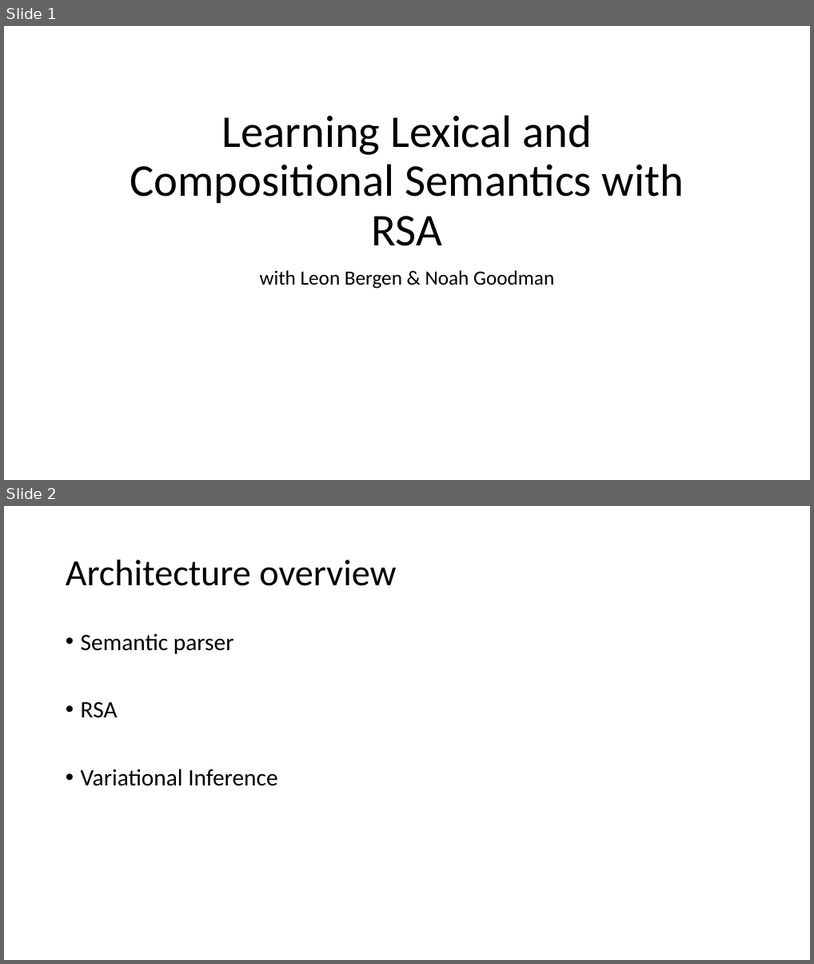
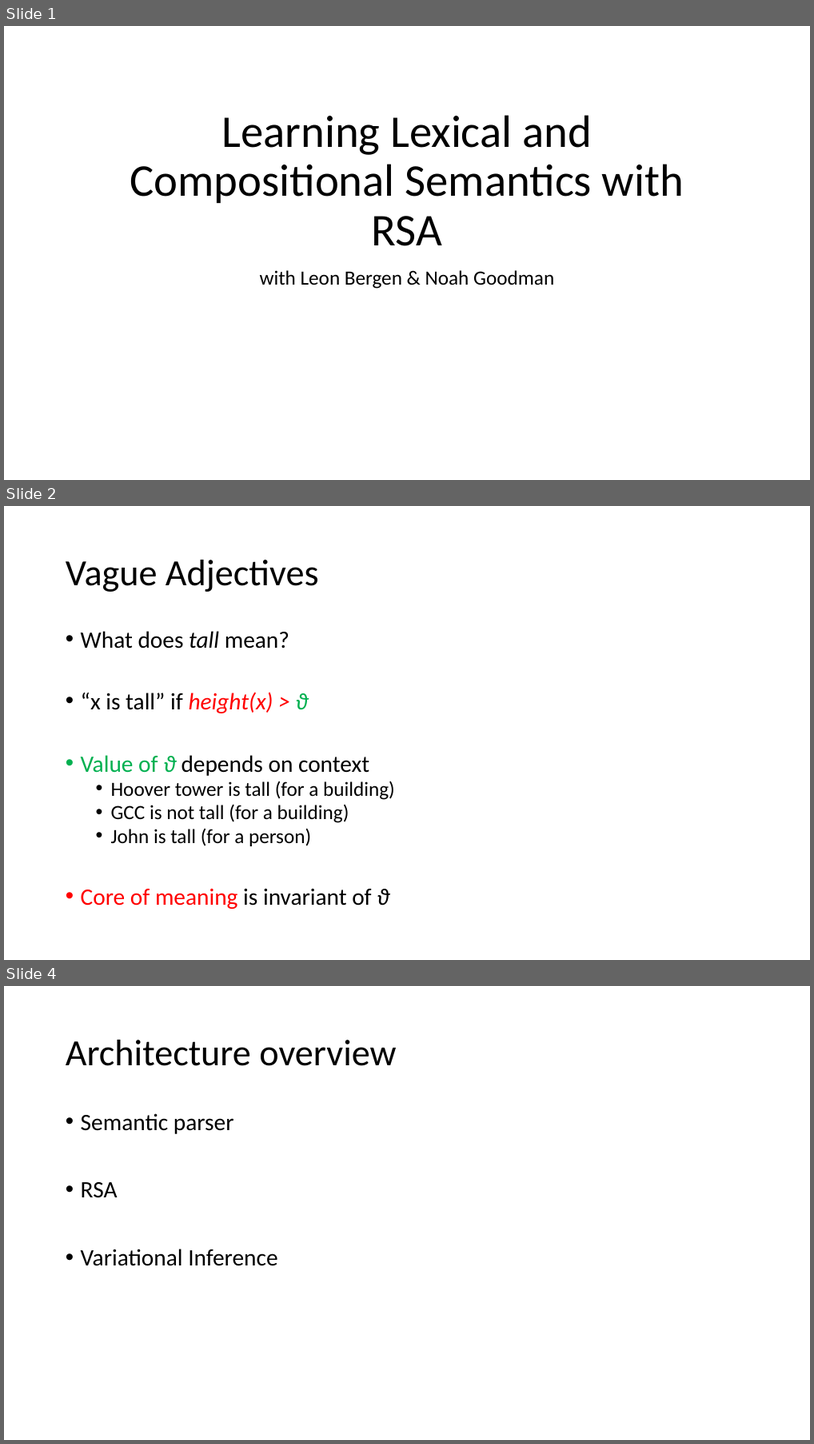
Before and after one commit to JsonFreeman/semppl, a slide deck: LabMeeting.pptx. Shown one above the other, each under a label of ours: slides 1 and 2 before the commit, slides 1, 2 and 4 after it; the slides between them are not shown. The pictures are 814x964 and 814x1444 pixels, drawn with LibreOffice and Linux fonts; fonts in the diff are those of the drawing. Boxes give left, top, right and bottom in pixels: in the first picture for what was removed or moved away, otherwise in the second. Text is boxed around its words. In the diff, an @@ line names an element or a change of style, - is before the commit and + after.

```diff
--- a/LabMeeting.pptx
+++ b/LabMeeting.pptx
@@ slide 2 added at [4, 506, 810, 960], background #FFFFFF @@
@@ title added at [66, 560, 319, 592], 44 pt, text #000000 @@
+Vague Adjectives
@@ text added at [81, 631, 395, 908], 28 pt, text #000000 @@
+• What does tall mean?
+• “x is tall” if height(x) > ϑ
+• Value of ϑ depends on context
+  • Hoover tower is tall (for a building)
+  • GCC is not tall (for a building)
+  • John is tall (for a person)
+• Core of meaning is invariant of ϑ
@@ what was slide 2 is now slide 4 @@
```
Also in this commit, not shown: 3 slides changed, 4 other slides added, 3 slides removed.
